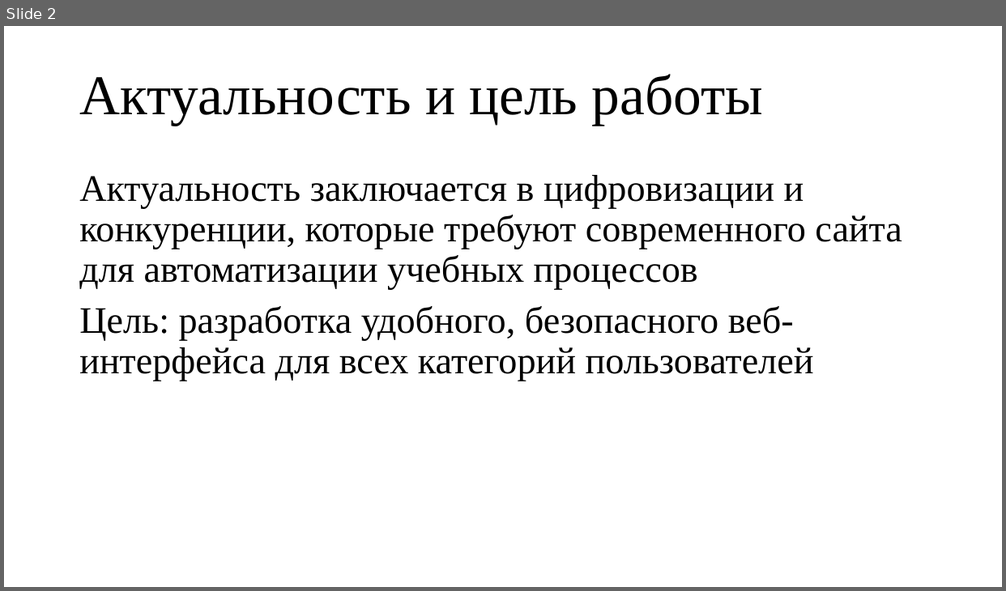
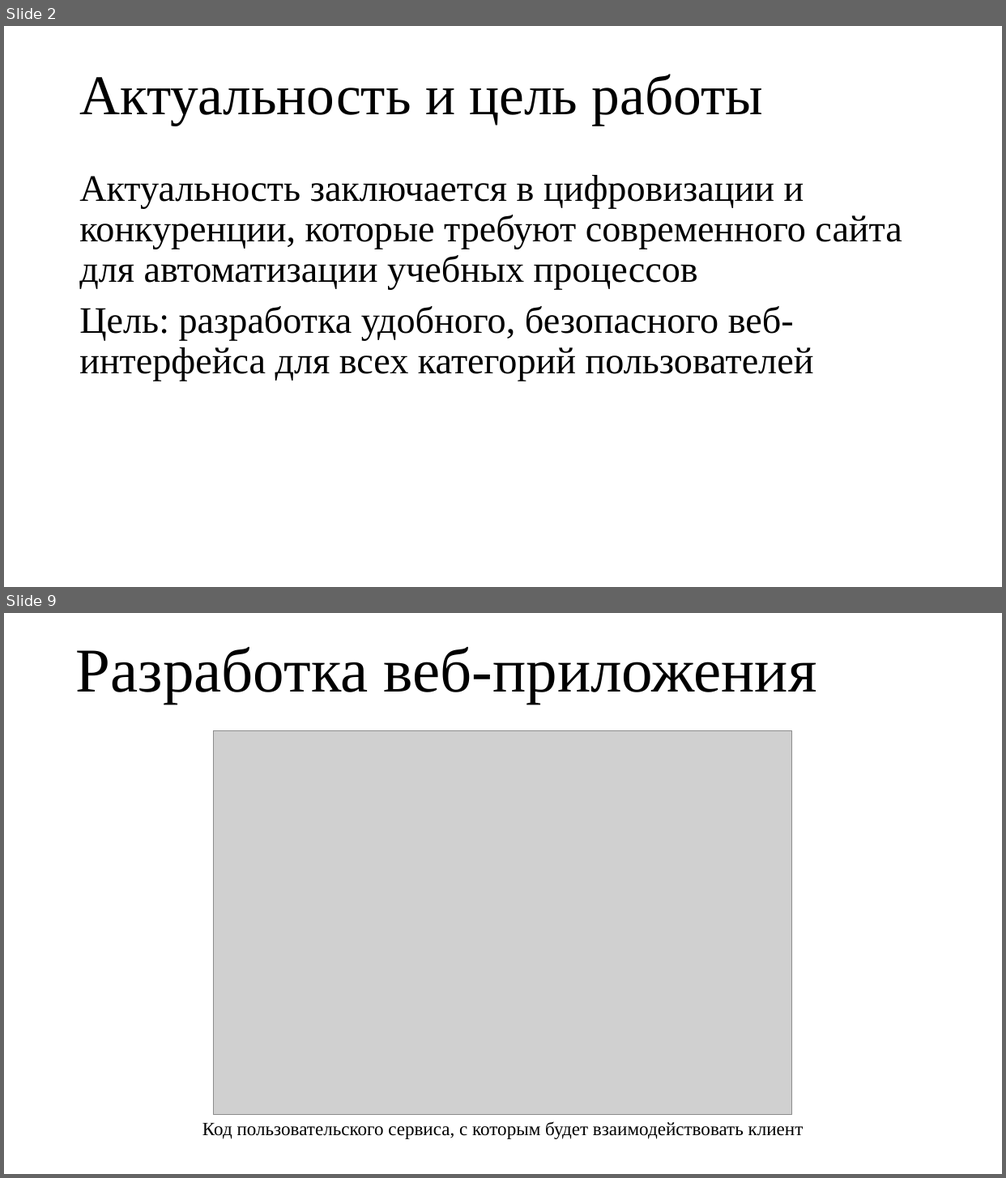
Before and after one commit to chinazes532/ITSchoolWeb, a slide deck: Презентация.pptx. Shown one above the other, each under a label of ours: slide 2 before the commit, slides 2 and 9 after it; the slides between them are not shown. The pictures are 1006x591 and 1006x1178 pixels, drawn with LibreOffice and Linux fonts; fonts in the diff are those of the drawing; grey boxes stand for pictures. Boxes give left, top, right and bottom in pixels: in the first picture for what was removed or moved away, otherwise in the second. Text is boxed around its words. In the diff, an @@ line names an element or a change of style, - is before the commit and + after.

```diff
--- a/Презентация.pptx
+++ b/Презентация.pptx
@@ slide 9 added at (4, 613, 1002, 1174), background #FFFFFF @@
@@ title added at (76, 647, 817, 704), 60 pt, text #000000 @@
+Разработка веб-приложения
@@ picture added at (214, 730, 791, 1114) @@
@@ text added at (72, 989, 933, 1112), 10 pt, text #FFFFFF @@
+.
@@ text added at (202, 1122, 803, 1139), 18 pt, text #000000 @@
+Код пользовательского сервиса, с которым будет взаимодействовать клиент
```
Also in this commit, not shown: 1 slide changed, 9 other slides added.
